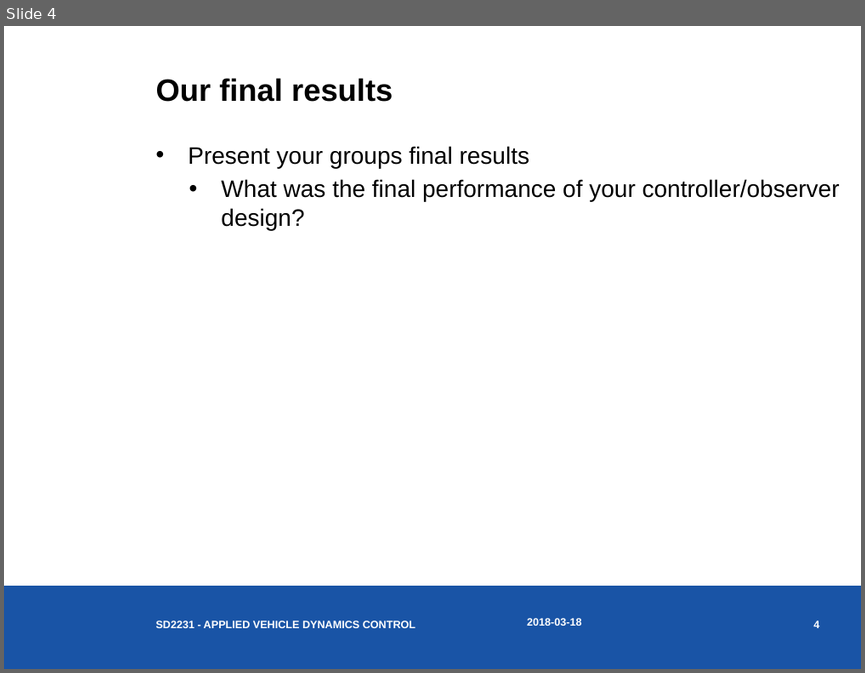
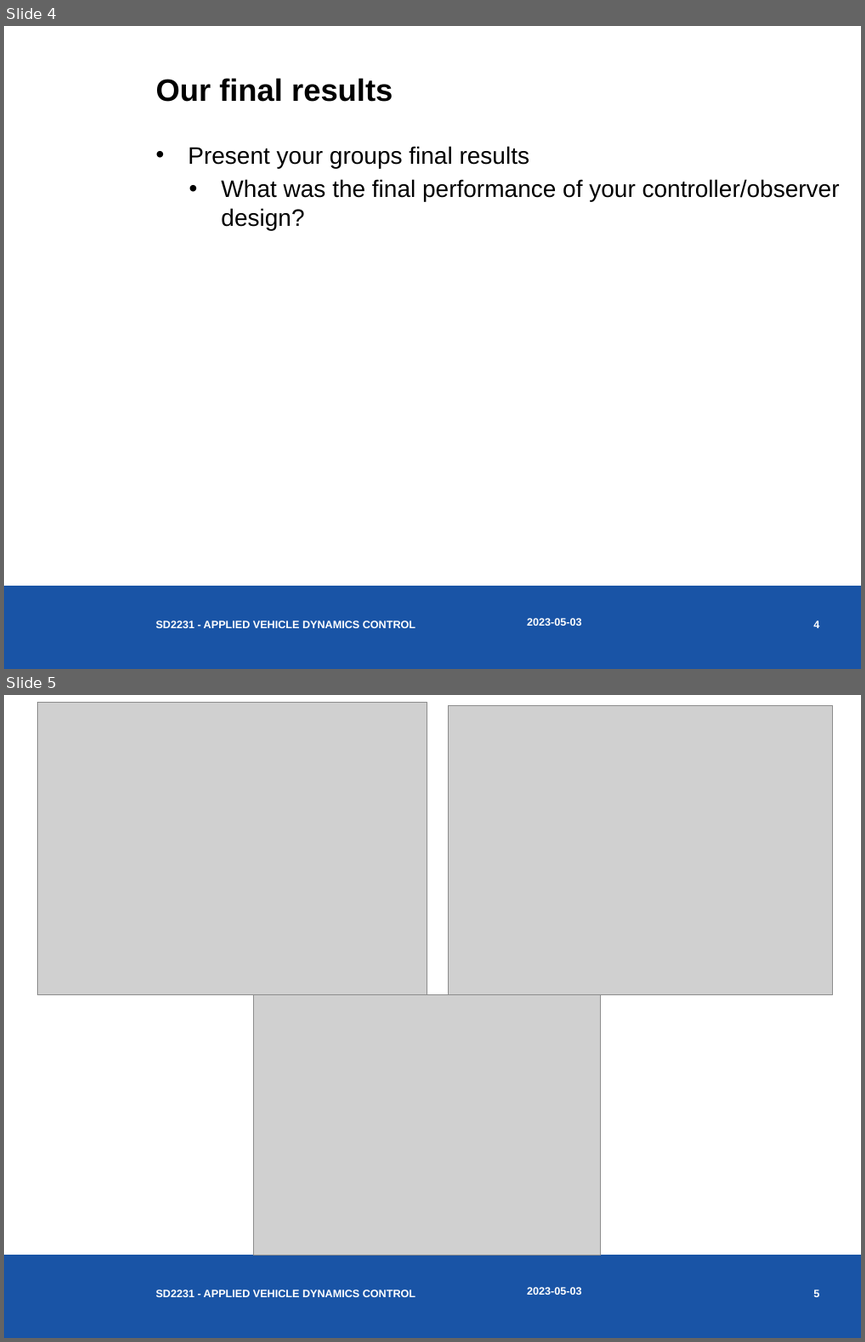
Before and after one commit to ale-riva/SD2231_Lab, a slide deck: Lab 2/SD2231-Lab2_Group7.pptx. Shown one above the other, each under a label of ours: slide 4 before the commit, slides 4 and 5 after it. The pictures are 865x673 and 865x1342 pixels, drawn with LibreOffice and Linux fonts; fonts in the diff are those of the drawing; grey boxes stand for pictures. Boxes give left, top, right and bottom in pixels: in the first picture for what was removed or moved away, otherwise in the second. Text is boxed around its words. In the diff, an @@ line names an element or a change of style, - is before the commit and + after.

Commit message:
Added some text to first two slides and figures wf

```diff
--- a/Lab 2/SD2231-Lab2_Group7.pptx
+++ b/Lab 2/SD2231-Lab2_Group7.pptx
@@ slide 5 added at (4,695,861,1338), background #FFFFFF; not listed: 1 template element that a slide beside it also shows @@
@@ picture added at (37,703,426,995) @@
@@ picture added at (448,706,833,995) @@
@@ picture added at (253,994,601,1254) @@
@@ text added at (156,1289,415,1297), 9 pt, text #FFFFFF, bold @@
+SD2231 - APPLIED VEHICLE DYNAMICS CONTROL
@@ text added at (527,1287,581,1294), 9 pt, text #FFFFFF, bold @@
+2023-05-03
@@ page number added at (813,1289,819,1297), 9 pt, text #FFFFFF, bold @@
+5
@@ slide 4 changed as well @@
@@ text at (527,618,581,625): text changed @@
-2018-03-18
+2023-05-03
```
Also in this commit, not shown: 4 other slides changed, 3 other files.
